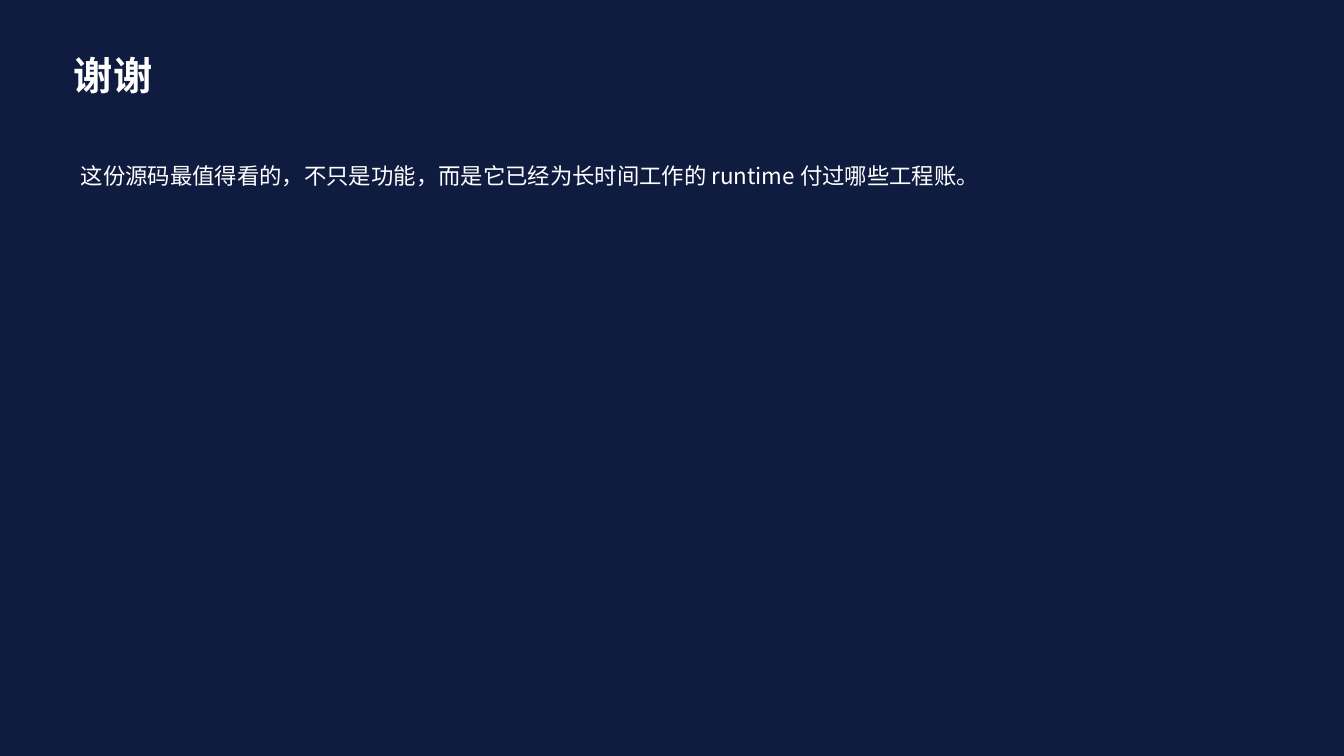
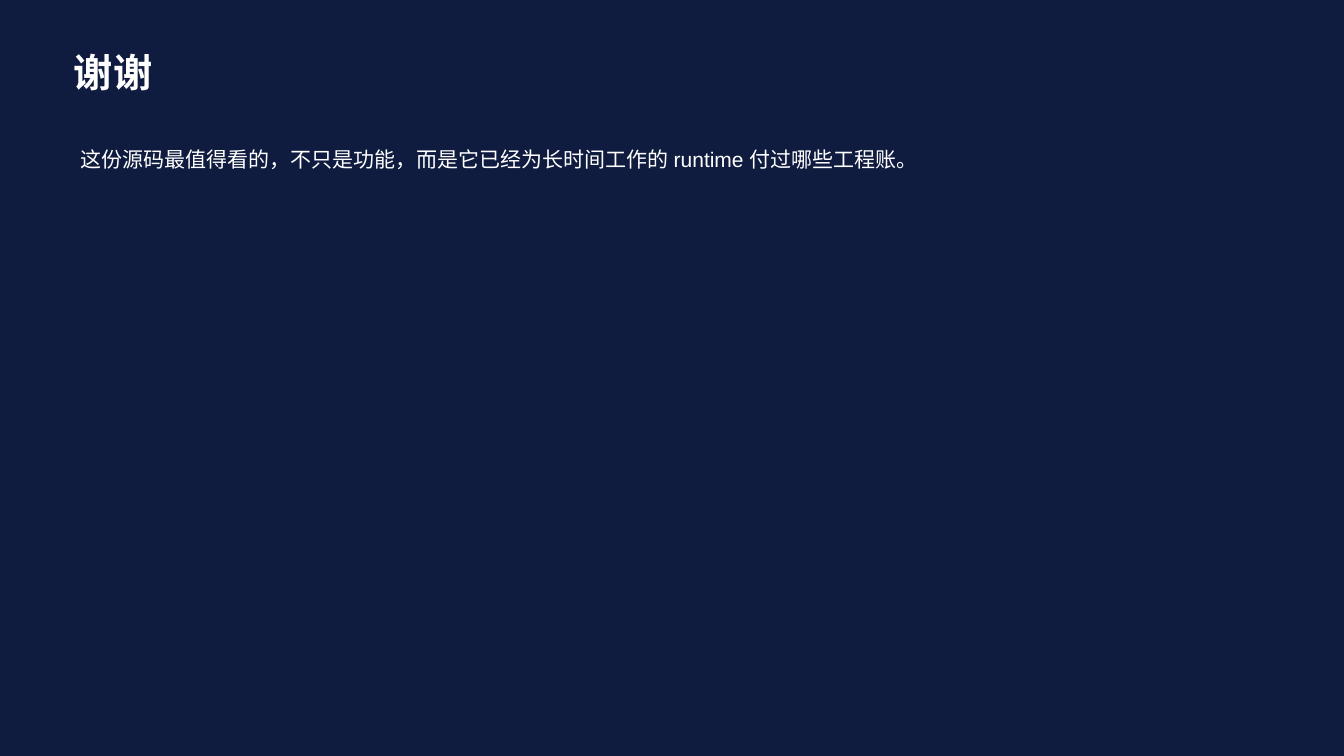
Before and after one commit to boboliu-1010/ccode, a slide deck: slide 16 of docs/zh/00-代码总览与运行时走读-WPS兼容版.pptx (slide 31 before the commit). Drawn at 1344x756 pixels with LibreOffice and Linux fonts; fonts in the diff are those of the drawing. Boxes give left, top, right and bottom in pixels: in the first picture for what was removed or moved away, otherwise in the second. Text is boxed around its words. In the diff, an @@ line names an element or a change of style, - is before the commit and + after.

```diff
--- a/docs/zh/00-代码总览与运行时走读-WPS兼容版.pptx
+++ b/docs/zh/00-代码总览与运行时走读-WPS兼容版.pptx
@@ text "谢谢" at [74,53,152,91]: font Noto Sans CJK SC to Arial @@
@@ text "这份源码最值得看的，不只是功能，而是它已经为长时间工作的 runtime 付过哪些工程账。": place and size @@
-text "这份源码最值得看的，不只是功能，而是它已经为长时间工作的 runtime 付过哪些工程账。" at [81,165,979,187]
+text "这份源码最值得看的，不只是功能，而是它已经为长时间工作的 runtime 付过哪些工程账。" at [81,149,918,169]
@@ text "这份源码最值得看的，不只是功能，而是它已经为长时间工作的 runtime 付过哪些工程账。" at [81,149,918,169]: size 16 to 15 pt, font Noto Sans CJK SC to Arial @@
```
Also in this commit, not shown: 10 other slides changed, 5 slides added, 20 slides removed, 1 other file.
